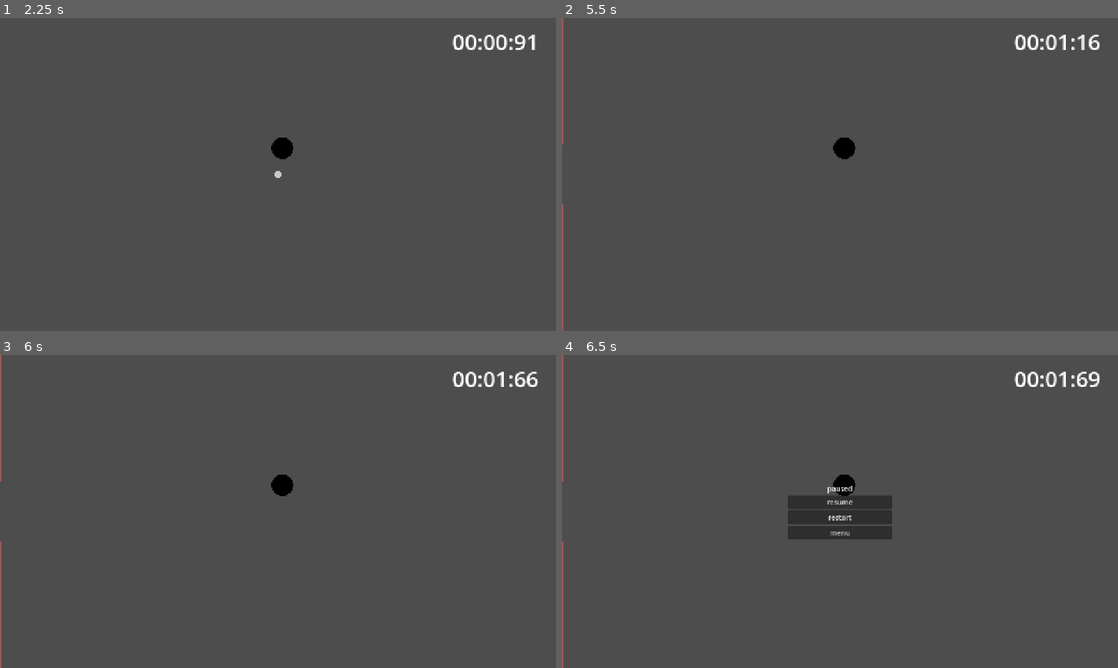
Above: before the commit, frames 1-4 (two rows, left to right).
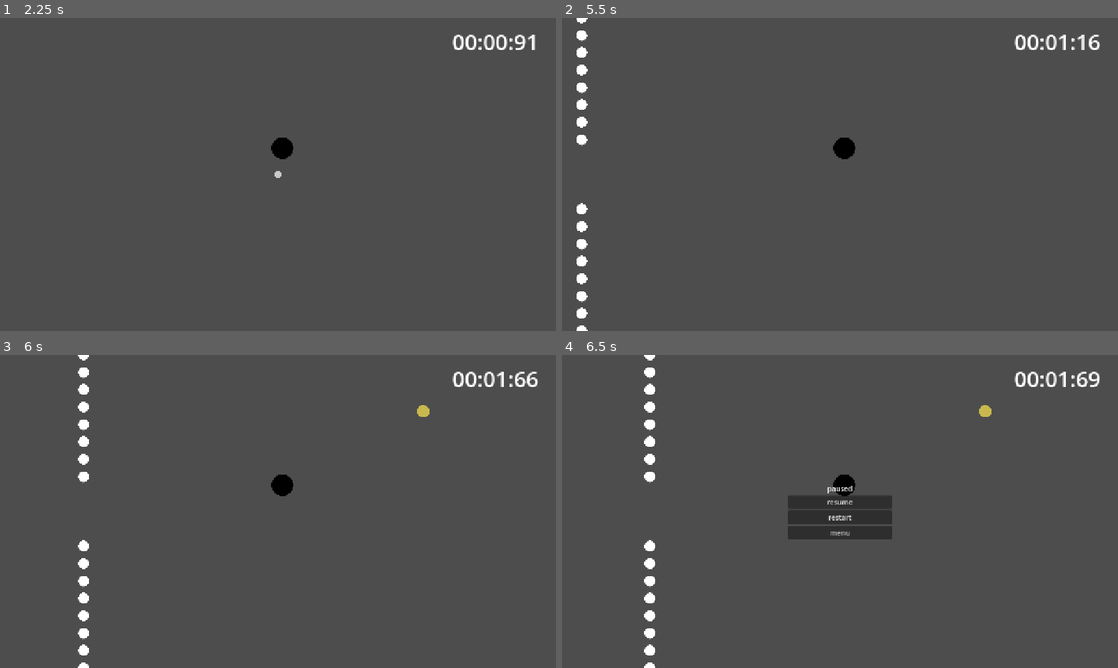
Above: after the commit, the same moments.

Repository: cybercore-arch/VF_PLUS
Game: Godot game, scene res://scenes/menu.tscn
Two runs of this game, one before a commit and one after it. Both use one fixed random seed, a clock stepped at 60 frames per second and the inputs below.
Inputs (mouse positions are in pixels of both pictures, inside the frame that each line leads up to):
- Up to frame 1 (2.25 s): click "endless levels" at 0.5 s; click "all stars_ENDLSS" at 1.25 s; tap Enter at 2 s; move the mouse to (400, 158) at 2.02 s; click (400, 158) at 2.17 s
- Up to frame 2 (5.5 s): tap Space at 2.27, 3.77 s; click "restart" at 2.75 s; move the mouse to (728, 190) at 3.52 s; click (728, 190) at 3.67 s; click "restart" at 4.25 s; move the mouse to (895, 105) at 5.02 s; click (895, 105) at 5.17 s
- Up to frame 3 (6 s): move the mouse to (250, 574) at 5.77 s; click (250, 574) at 5.92 s
- Up to frame 4 (6.5 s): tap Space at 6.02 s

Frame 1 is identical in both runs. In frame 2, 1.0% of the frame differs, in the area x 0-5%, y 0-100%; in frame 3, 1.1%; in frame 4, 1.1%, in the area x 0-78%, y 0-100%.

Commit message:
Fix: bullets never spawned because pattern instances were freed mid-await
run_pattern dropped the only reference to the RefCounted pattern right after
calling execute(), so every pattern that awaited (all of them) was abandoned
after its telegraph. Hold the instance in a coroutine helper until execute() ends.

Co-Authored-By: Claude Sonnet 5.5 <noreply@anthropic.com>
Claude-Session: https://claude.ai/code/session_01DTZ2tWqXP8Yr6x4Jmhuw8U

Diff:
--- a/core/pattern_util.gd
+++ b/core/pattern_util.gd
@@ -219,8 +219,14 @@
 	# Старые моды могли быть `extends Node`: вешаем их на арену, чтобы не текли.
 	if inst is Node:
 		arena.add_child(inst)
-	inst.execute(arena, prepare_params(raw_params, arena))
+	_run_instance(inst, arena, prepare_params(raw_params, arena))
 	return true
+
+
+## Держит экземпляр паттерна в памяти, пока работает его execute().
+## Без этого RefCounted-объект освобождается сразу после запуска, и паттерн, ждущий в await, никогда не продолжится.
+static func _run_instance(inst, arena, params: Dictionary) -> void:
+	await inst.execute(arena, params)
 
 
 # ---------------------------------------------------------------- спавн
